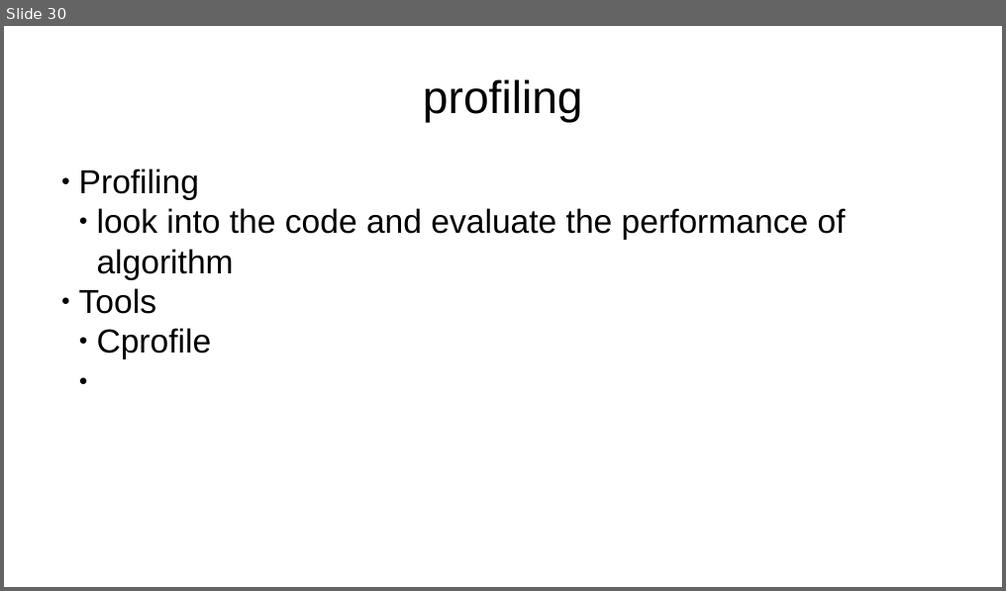
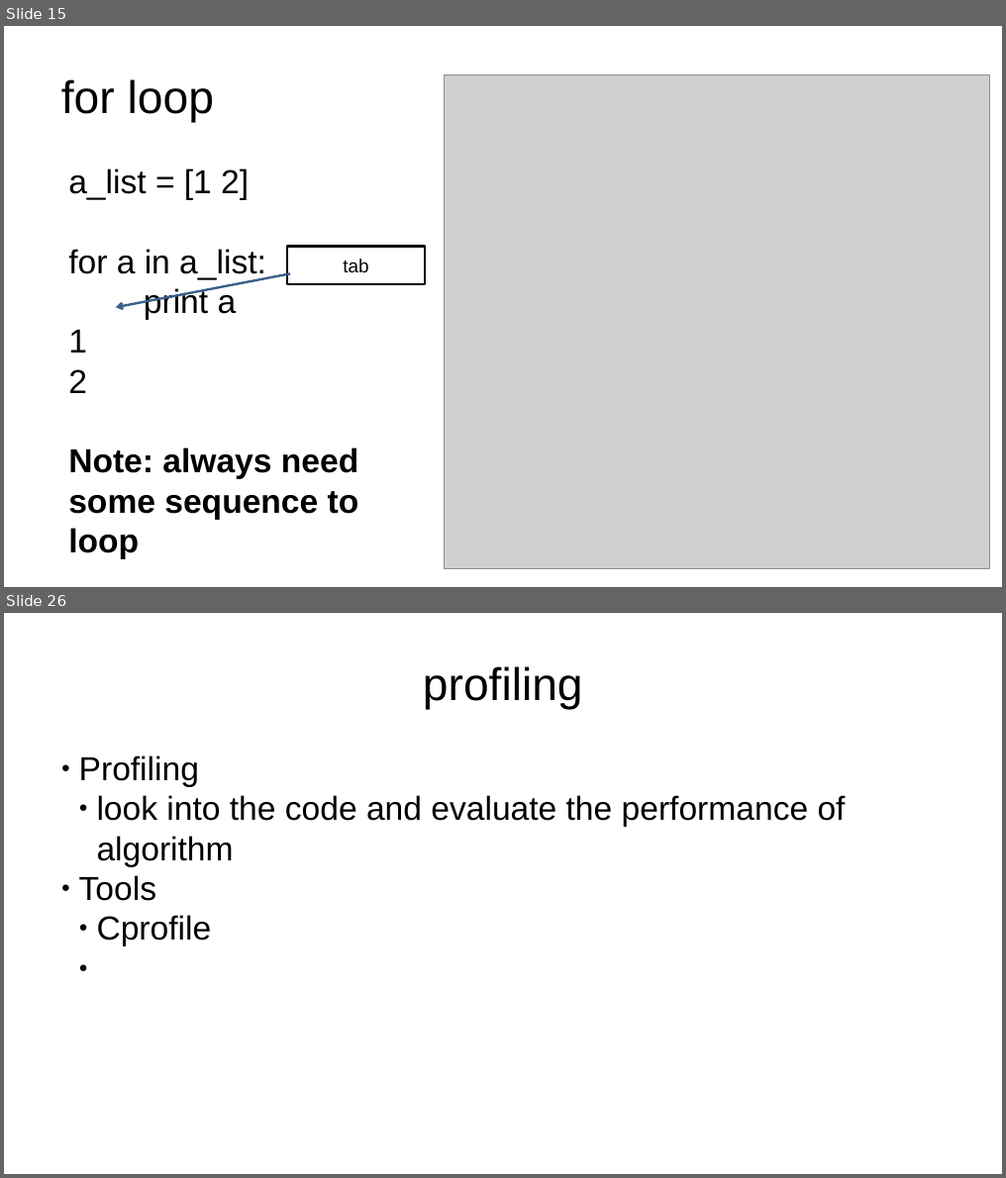
Before and after one commit to pswpswpsw/Mastering-Python-in-One-Hour, a slide deck: intro.pptx. Shown one above the other, each under a label of ours: slide 30 before the commit, slides 15 and 26 after it; the slides between them are not shown. The pictures are 1006x591 and 1006x1178 pixels, drawn with LibreOffice and Linux fonts; fonts in the diff are those of the drawing; grey boxes stand for pictures. Boxes give left, top, right and bottom in pixels: in the first picture for what was removed or moved away, otherwise in the second. Text is boxed around its words. In the diff, an @@ line names an element or a change of style, - is before the commit and + after.

```diff
--- a/intro.pptx
+++ b/intro.pptx
@@ slide 15 added at bbox=[4, 26, 1002, 587], background #FFFFFF @@
@@ text added at bbox=[61, 79, 214, 123], 44 pt, text #000000 @@
+for loop
@@ picture added at bbox=[445, 75, 990, 569] @@
@@ text added at bbox=[68, 169, 359, 520], 32 pt, text #000000, bold @@
+a_list = [1 2]
+for a in a_list:
+print a
+1
+2
+Note: always need some sequence to loop
@@ rectangle added at bbox=[287, 246, 425, 284], outline #000000 2 pt, 18 pt, text #000000 @@
+tab
@@ arrow added from (290, 274) to (116, 307), #3A5F8C 2.25 pt @@
@@ what was slide 30 is now slide 26 @@
```
Also in this commit, not shown: 7 slides changed, 18 other slides added, 24 slides removed, 17 other files.
